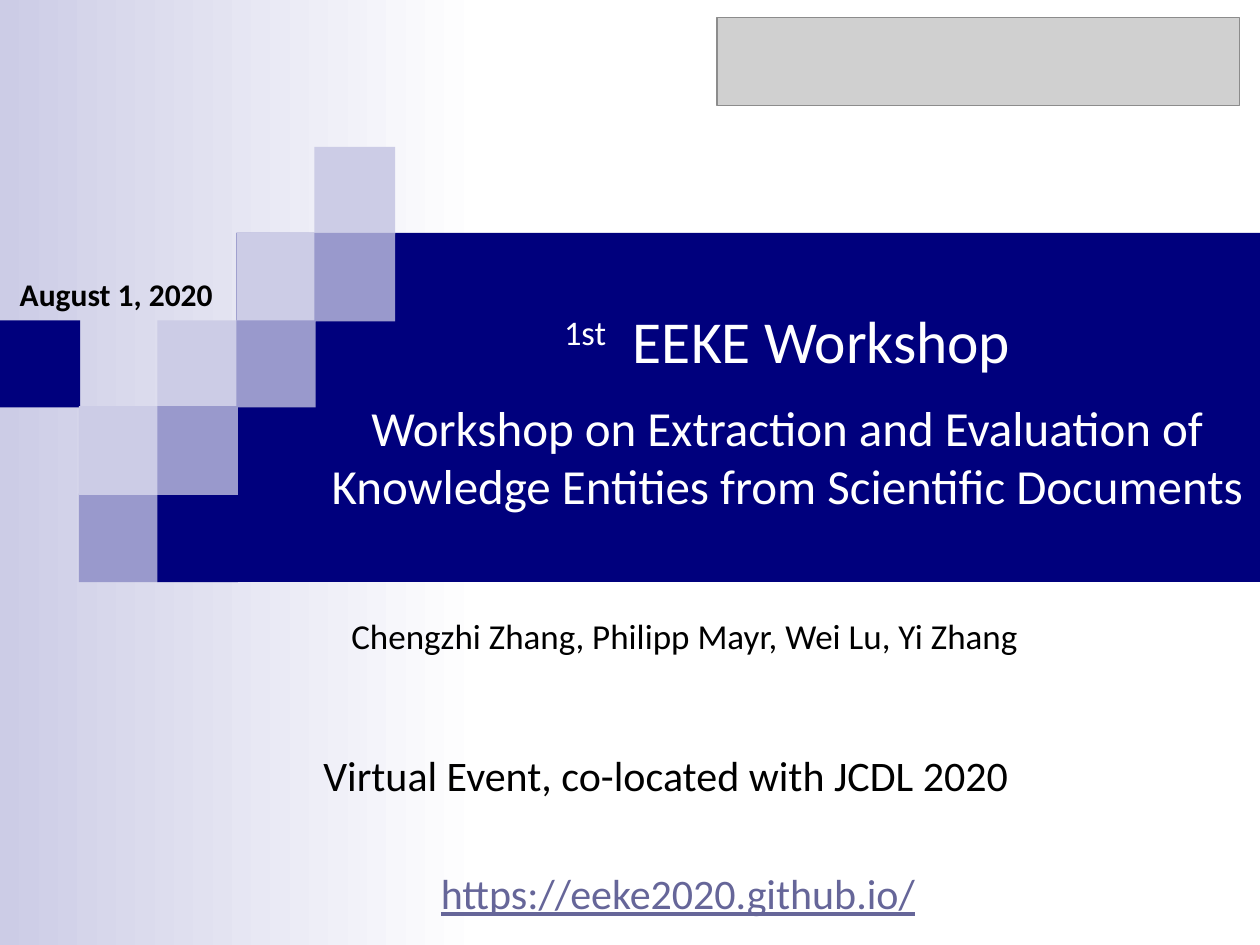
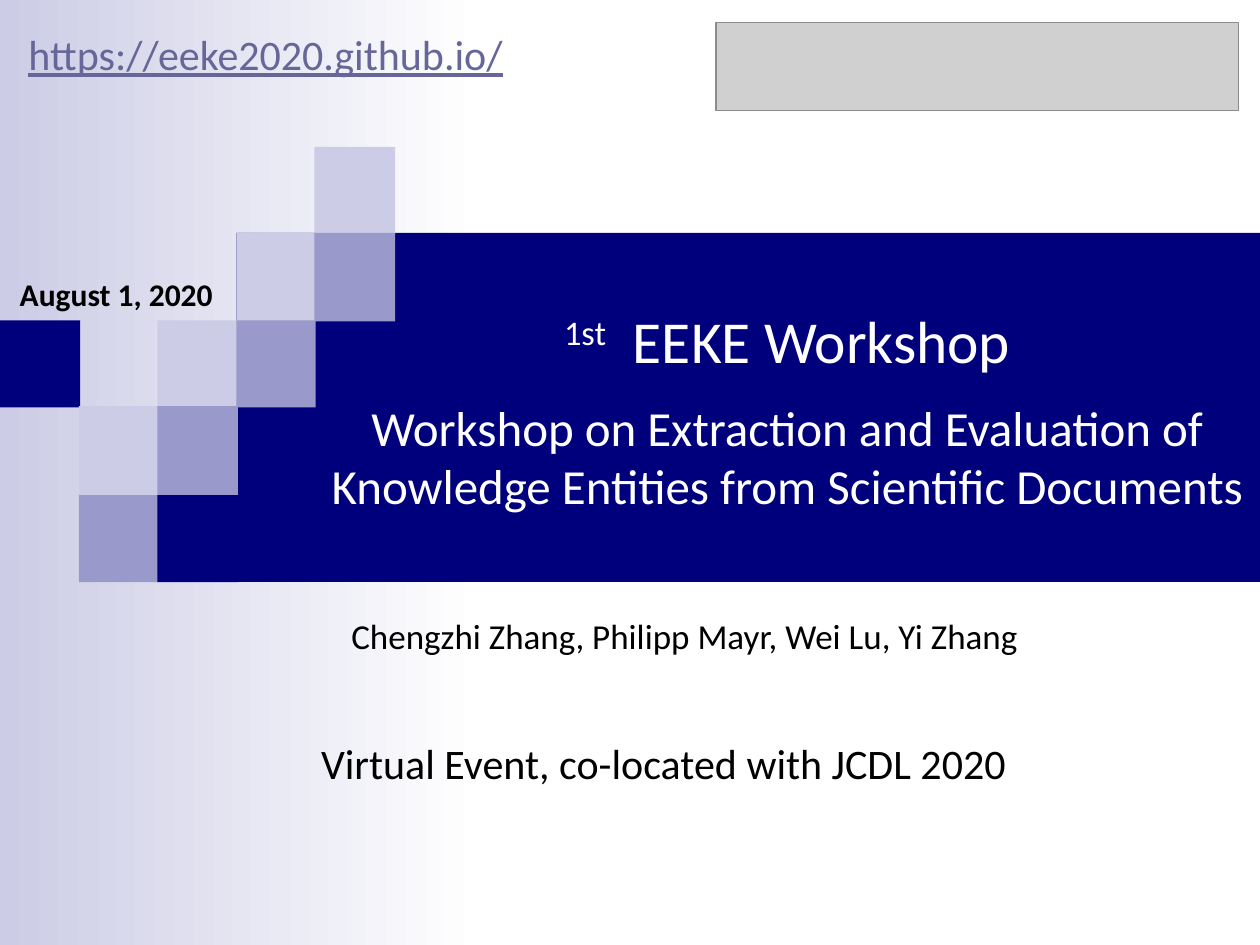
Before and after one commit to EEKE2020/EEKE2020.github.io, a slide deck: slide 1 of slides/eeke2020_intro.pptx. Drawn at 1260x945 pixels with LibreOffice and Linux fonts; fonts in the diff are those of the drawing; grey boxes stand for pictures. Boxes give left, top, right and bottom in pixels: in the first picture for what was removed or moved away, otherwise in the second. Text is boxed around its words. In the diff, an @@ line names an element or a change of style, - is before the commit and + after.

```diff
--- a/slides/eeke2020_intro.pptx
+++ b/slides/eeke2020_intro.pptx
@@ text "https://eeke2020.github.io/": place and size @@
-text "https://eeke2020.github.io/" at box(441, 880, 915, 916)
+text "https://eeke2020.github.io/" at box(28, 41, 502, 77)
@@ picture: place and size @@
-picture at box(717, 18, 1240, 106)
+picture at box(716, 23, 1239, 111)
@@ text "Virtual Event, co-located with JCDL ...": place and size @@
-text "Virtual Event, co-located with JCDL ..." at box(323, 761, 1008, 796)
+text "Virtual Event, co-located with JCDL ..." at box(321, 749, 1005, 784)
```
Also in this commit, not shown: 8 other slides changed, 3 slides added.
